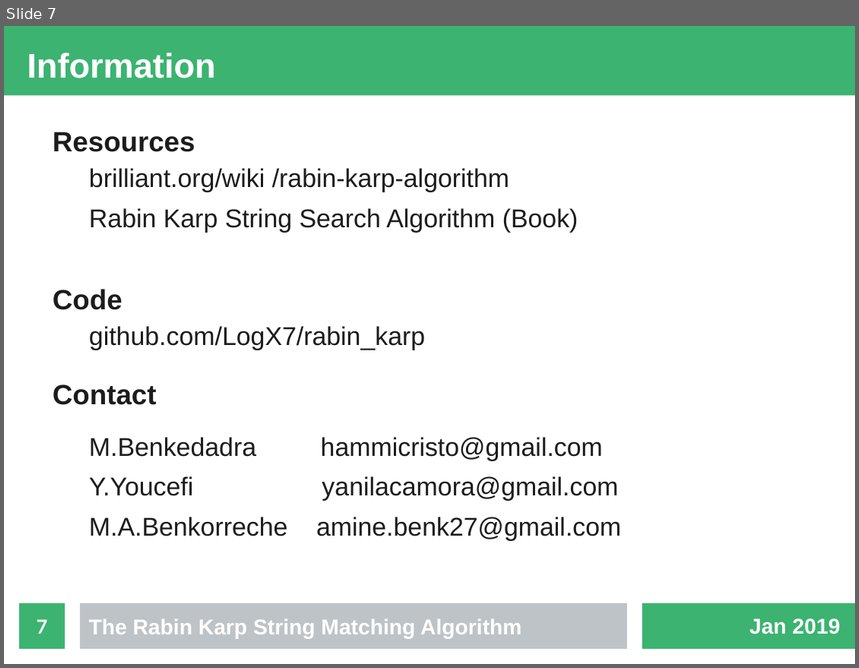
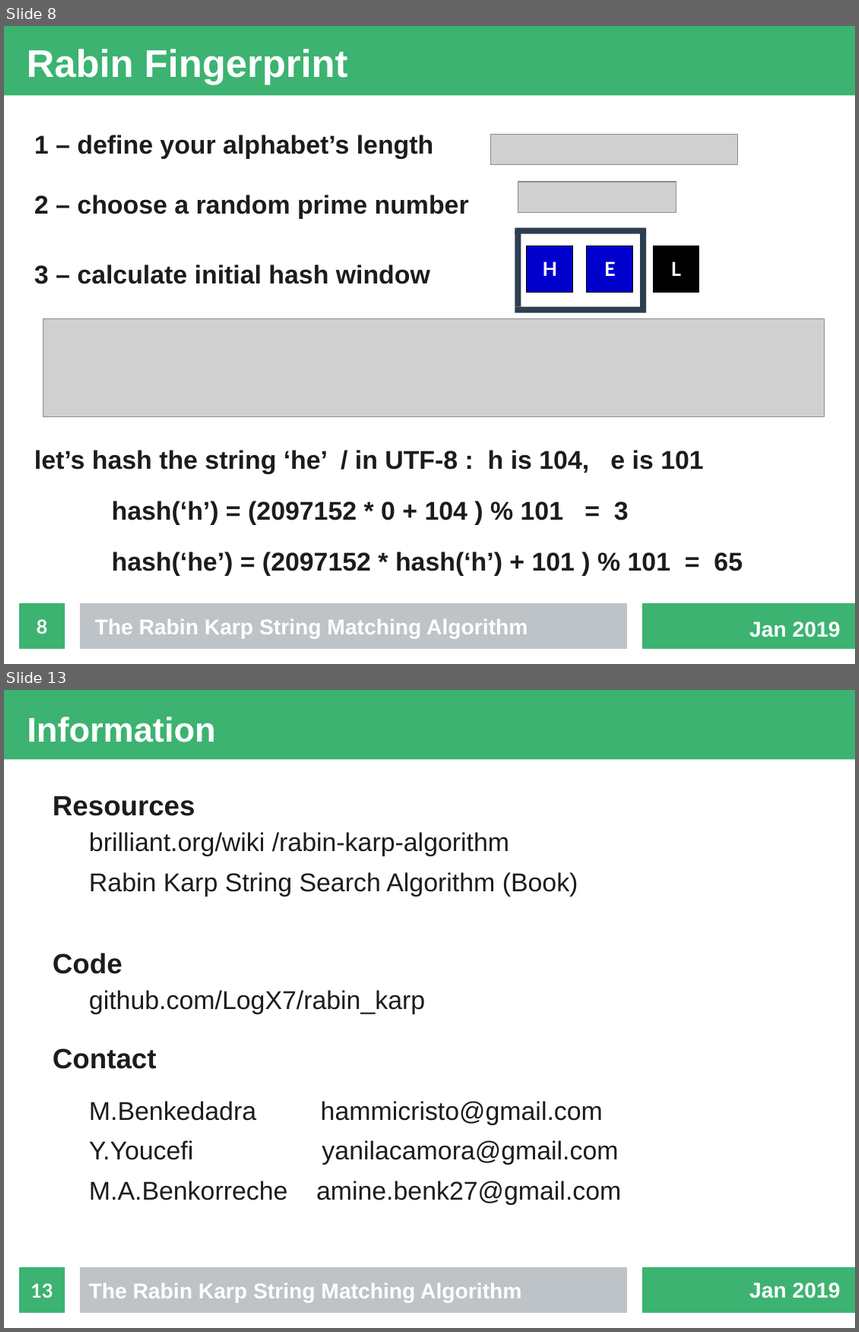
Before and after one commit to fennecinspace/Rabin-Karp, a slide deck: presentation/presentation.odp. Shown one above the other, each under a label of ours: slide 7 before the commit, slides 8 and 13 after it; the slides between them are not shown. The pictures are 859x668 and 859x1332 pixels, drawn with LibreOffice and Linux fonts; fonts in the diff are those of the drawing; grey boxes stand for pictures. Boxes give left, top, right and bottom in pixels: in the first picture for what was removed or moved away, otherwise in the second. Text is boxed around its words. In the diff, an @@ line names an element or a change of style, - is before the commit and + after.

```diff
--- a/presentation/presentation.odp
+++ b/presentation/presentation.odp
@@ slide 8 added at (4, 26, 855, 664), background #FFFFFF; not listed: 3 template elements that a slide beside it also shows @@
@@ title added at (27, 49, 348, 85), 36 pt, text #FFFFFF, bold @@
+Rabin Fingerprint
@@ text added at (34, 135, 469, 284), 24 pt, text #1C1C1C, bold @@
+1 – define your alphabet’s length
+2 – choose a random prime number
+3 – calculate initial hash window
@@ picture added at (490, 134, 738, 165) @@
@@ picture added at (519, 182, 676, 213) @@
@@ line added from (515, 230) to (647, 230), #2C3E50 5.67 pt @@
@@ line added from (519, 307) to (519, 230), #2C3E50 5.67 pt @@
@@ line added from (644, 230) to (644, 308), #2C3E50 5.67 pt @@
@@ rectangle added at (527, 246, 573, 293), fill #0000CD, outline #000000 0 pt, 18 pt, text #FFFFFF, bold @@
+H
@@ rectangle added at (587, 246, 633, 293), fill #0000CD, outline #000000 0 pt, 18 pt, text #FFFFFF, bold @@
+E
@@ rectangle added at (654, 246, 700, 293), fill #000000, outline #000000 0 pt, 18 pt, text #FFFFFF, bold @@
+L
@@ picture added at (43, 319, 824, 417) @@
@@ line added from (515, 310) to (647, 310), #2C3E50 5.67 pt @@
@@ text added at (34, 450, 743, 576), 24 pt, text #1C1C1C, bold @@
+let’s hash the string ‘he’ / in UTF-8 : h is 104, e is 101
+hash(‘h’) = (2097152 * 0 + 104 ) % 101 = 3
+hash(‘he’) = (2097152 * hash(‘h’) + 101 ) % 101 = 65
@@ page number added at (19, 604, 65, 649), fill #3CB371, 18 pt, text #FFFFFF, bold @@
+8
@@ text added at (95, 620, 528, 639), 20 pt, text #FFFFFF, bold @@
+The Rabin Karp String Matching Algorithm
@@ text added at (750, 622, 841, 638), 20 pt, text #FFFFFF, bold @@
+Jan 2019
@@ what was slide 7 is now slide 13 @@
@@ page number at (31, 1284, 53, 1298): text changed @@
-7
+13
```
Also in this commit, not shown: 5 slides changed, 5 other slides added, 3 other files.
